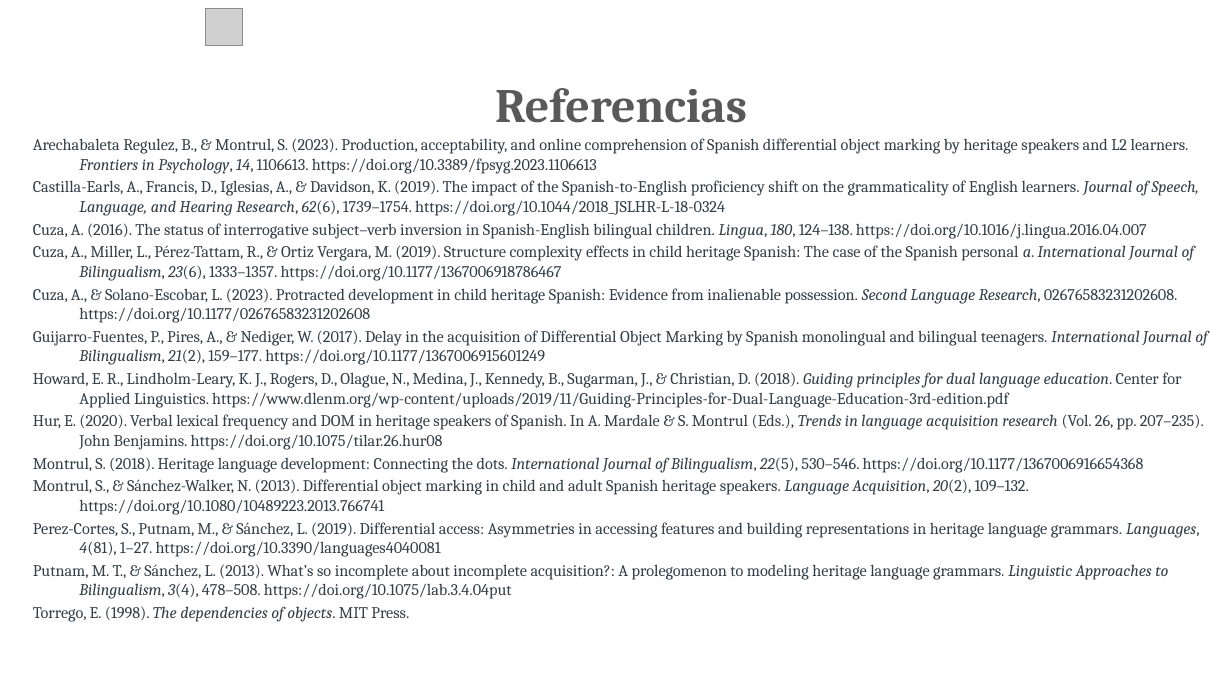
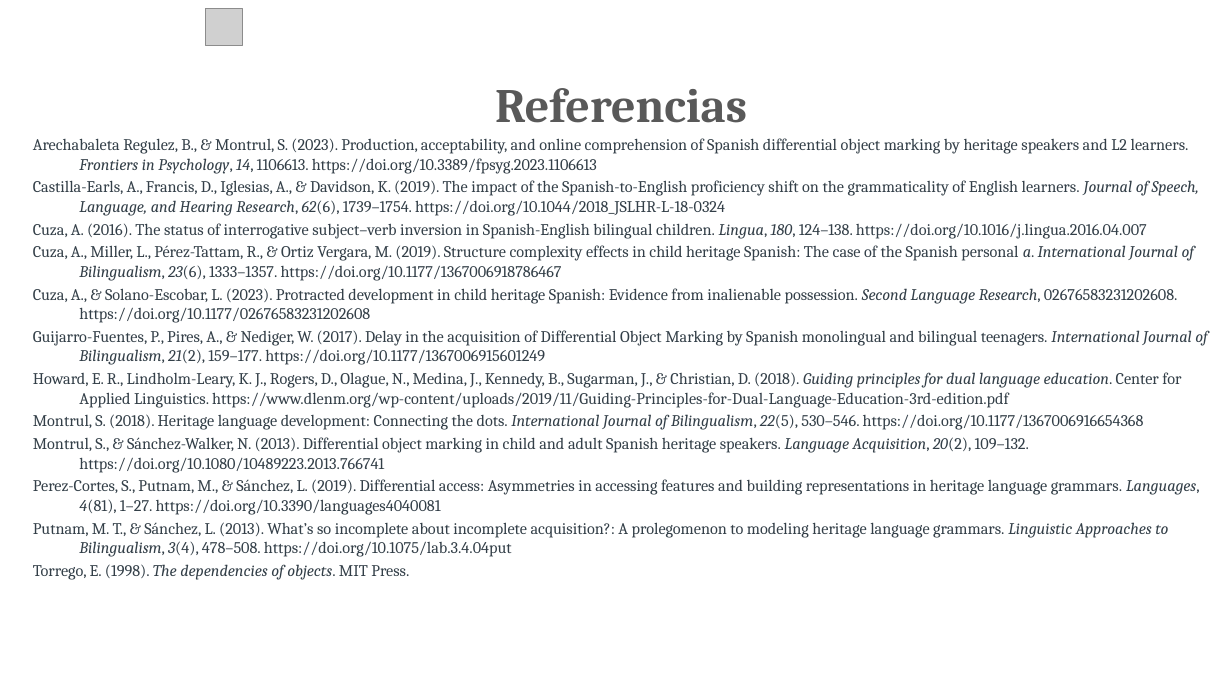
Before and after one commit to pthane/DLI-Morphosyntax-2023, a slide deck: slide 29 of Abstracts and Talks/ALFAL 2026/Deliverables/ALFAL 2026 Presentation.pptx. Drawn at 1232x693 pixels with LibreOffice and Linux fonts; fonts in the diff are those of the drawing; grey boxes stand for pictures; background and template pictures are left out. Boxes give left, top, right and bottom in pixels: in the first picture for what was removed or moved away, otherwise in the second. Text is boxed around its words. In the diff, an @@ line names an element or a change of style, - is before the commit and + after.

```diff
--- a/Abstracts and Talks/ALFAL 2026/Deliverables/ALFAL 2026 Presentation.pptx
+++ b/Abstracts and Talks/ALFAL 2026/Deliverables/ALFAL 2026 Presentation.pptx
@@ text at <box>33,414,1204,450</box>: paragraph removed @@
-Hur, E. (2020). Verbal lexical frequency and DOM in heritage speakers of Spanish. In A. Mardale & S. Montrul (Eds.), Trends in language acquisition research (Vol. 26, pp. 207–235). John Benjamins. https://doi.org/10.1075/tilar.26.hur08
```
Also in this commit, not shown: 1 other file.
